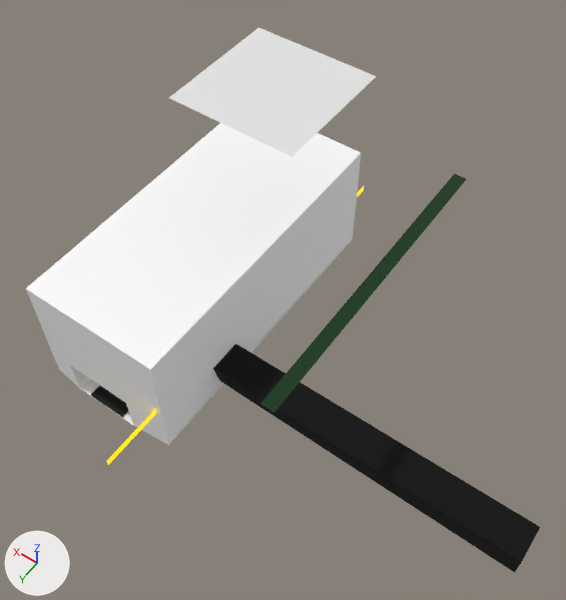
A saved change to the FBX model Assets/Model/Haimenobasyo/start.fbx.
Camera for both pictures: a camera (50 mm lens) standing at (-51.0, 53.7, 93.2) and looking at (-17.1, 6.3, 18.7). Lighting does not change. The marker at lower left points along +X, +Y and +Z. Where no turn or scale is listed for an object, it has been applied to the vertices.

The older version as bpy lines, for what is in view:
```python
me_plane_001 = bpy.data.meshes.new('Plane.001')
me_plane_001.from_pydata([(0.0, -28.6, 0.6), (0.0, -28.6, -0.6), (0.0, 28.6, 0.6), (0.0, 28.6, -0.6)], [], [(0, 1, 3, 2)])
me_plane_001.materials.append(mat_light)  # yellow #e7c800
me_plane_002 = bpy.data.meshes.new('Plane.002')
me_plane_002.from_pydata([(-1.0, -1.0, 0.0), (1.0, -1.0, 0.0), (-1.0, 1.0, 0.0), (1.0, 1.0, 0.0)], [], [(0, 1, 3, 2)])
me_plane_002.materials.append(mat_yuka_bulletin_board_002)  # white #e7e7e7
me_平面_015 = bpy.data.meshes.new('平面.015')
me_平面_015.from_pydata([(-0.49, -1.0, 0.0), (-0.54, -1.0, 0.0), (-0.54, 1.0, 0.0), (-0.49, 1.0, 0.0)], [], [(0, 3, 2, 1)])
me_平面_015.materials.append(mat_yuka_bulletin_board_003)  # dark green #00350c
me_立方体_002 = bpy.data.meshes.new('立方体.002')
me_立方体_002.from_pydata(...)  # 44 vertices, 33 faces; spans x -54.7..10.2, y -23.5..23.6, z -9.2..9.2
# faces by material slot: [25, 8]
me_立方体_002.materials.append(mat_building)  # white #ffffff
me_立方体_002.materials.append(mat_入口)  # black #000000
ob_building = bpy.data.objects.new('Building', me_立方体_002)
ob_building.location = (0.0, 0.0, 8.5)
ob_plane_001 = bpy.data.objects.new('Plane.001', me_plane_001)
ob_plane_001.location = (-9.6, 2.8, 7.9)
ob_plane_002 = bpy.data.objects.new('Plane.002', me_plane_002)
ob_plane_002.location = (-7.1, -6.0, 37.8)
ob_plane_002.scale = (8.44, 8.44, 8.44)
ob_waitarea_010 = bpy.data.objects.new('WaitArea.010', me_平面_015)
ob_waitarea_010.location = (-7.3, 0.0, 22.7)
ob_waitarea_010.rotation_euler = (0.0, -3.142, 0.0)  # degrees (0, -180, 0)
ob_waitarea_010.scale = (-35.8, -21.2, -9.55)
```
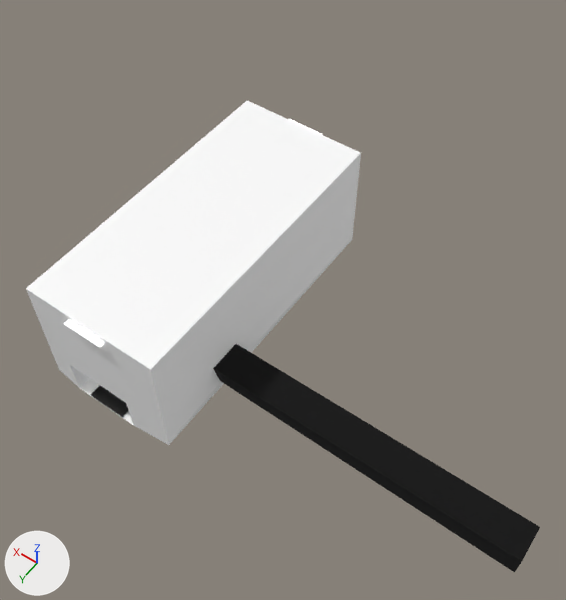
Changed parts and their boxes (x1, y1, x2, y2) in the pictures (566 x 600 px):
'Plane.002', recoloured, moved, rescaled (25% wider, 76% taller): before (169, 28, 376, 157); after (64, 119, 322, 347)
'WaitArea.010', deleted: before (261, 174, 466, 413)
'Plane.001', deleted: before (107, 186, 364, 465)

Diff of the bpy script that builds the scene:
```diff
--- a/Assets/Model/Haimenobasyo/start.fbx.py
+++ b/Assets/Model/Haimenobasyo/start.fbx.py
@@ mat_plane_light_002 @@
+mat_plane_light_002 = principled_material('Plane_Light.002')
+mat_plane_light_002.base_color = (0.8, 0.8, 0.8)  # white #e7e7e7
+mat_plane_light_002.emission_strength = 1.4
@@ me_plane_002 @@
 me_plane_002.from_pydata(...)  # 4 vertices, 1 face; spans x -1.0..1.0, y -1.0..1.0, z 0.0
-me_plane_002.materials.append(mat_yuka_bulletin_board_002)  # white #e7e7e7
+me_plane_002.materials.append(mat_plane_light_002)  # white #e7e7e7
@@ ob_plane_002 @@
 ob_plane_002 = bpy.data.objects.new('Plane.002', me_plane_002)
-ob_plane_002.location = (-7.1, -6.0, 37.8)
-ob_plane_002.scale = (8.44, 8.44, 8.44)
+ob_plane_002.location = (0.0, 0.0, 17.0)
+ob_plane_002.scale = (2.99, 23.5, 4.6)
@@ ob_waitarea_010 @@
-ob_waitarea_010 = bpy.data.objects.new('WaitArea.010', me_平面_015)
-ob_waitarea_010.location = (-7.3, 0.0, 22.7)
-ob_waitarea_010.rotation_euler = (0.0, -3.142, 0.0)  # degrees (0, -180, 0)
-ob_waitarea_010.scale = (-35.8, -21.2, -9.55)
@@ ob_plane_001 @@
-ob_plane_001 = bpy.data.objects.new('Plane.001', me_plane_001)
-ob_plane_001.location = (-9.6, 2.8, 7.9)
```
